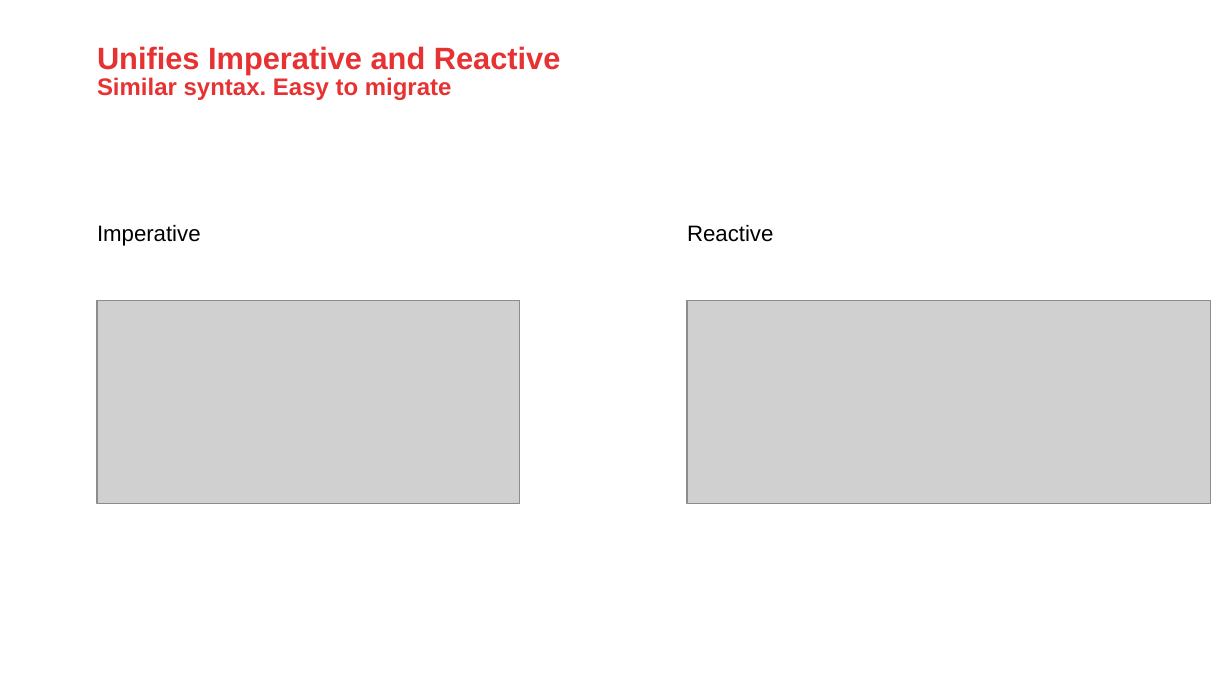
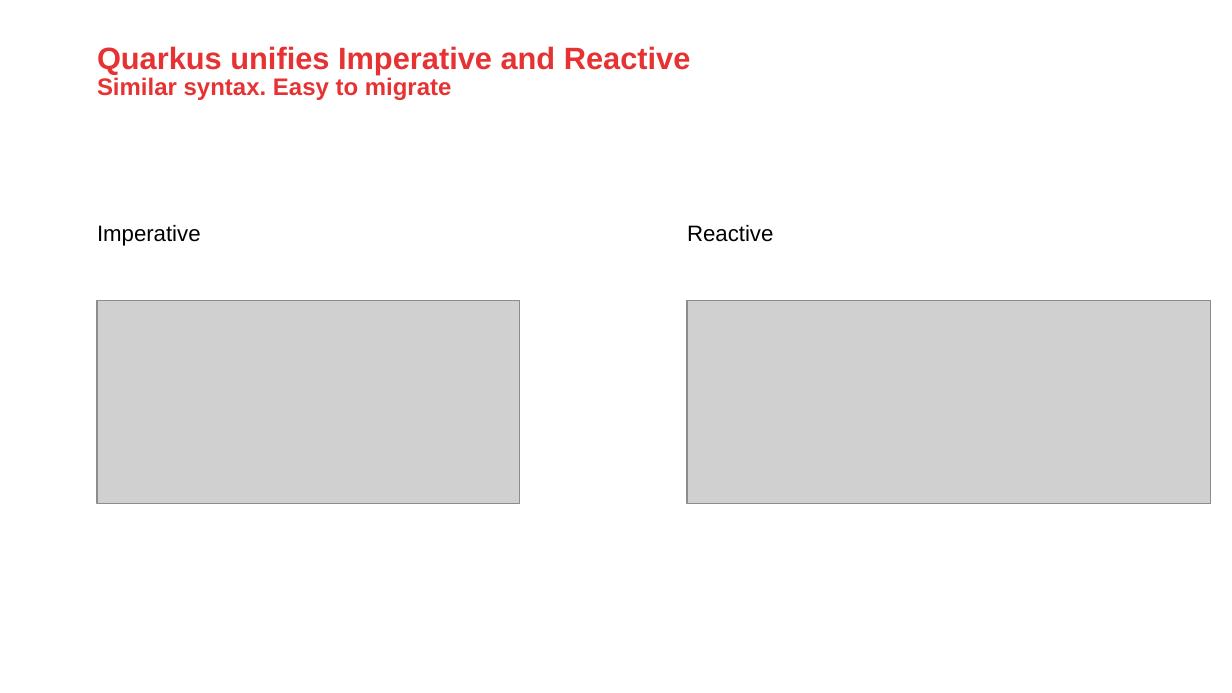
Before and after one commit to AMIS-Services/sig-graalvm-quarkus-15082019, a slide deck: slide 11 of Quarkus_20190815.pptx (slide 7 before the commit). Drawn at 1232x693 pixels with LibreOffice and Linux fonts; fonts in the diff are those of the drawing; grey boxes stand for pictures; background and template pictures are left out. Boxes give left, top, right and bottom in pixels: in the first picture for what was removed or moved away, otherwise in the second. Text is boxed around its words. In the diff, an @@ line names an element or a change of style, - is before the commit and + after.

Commit message:
New version

```diff
--- a/Quarkus_20190815.pptx
+++ b/Quarkus_20190815.pptx
@@ title at [97, 46, 691, 100]: text changed @@
-Unifies Imperative and Reactive
-Similar syntax. Easy to migrate
+Quarkus unifies Imperative and Reactive
+Similar syntax. Easy to migrate
```
Also in this commit, not shown: 3 other slides changed, 6 slides added.
